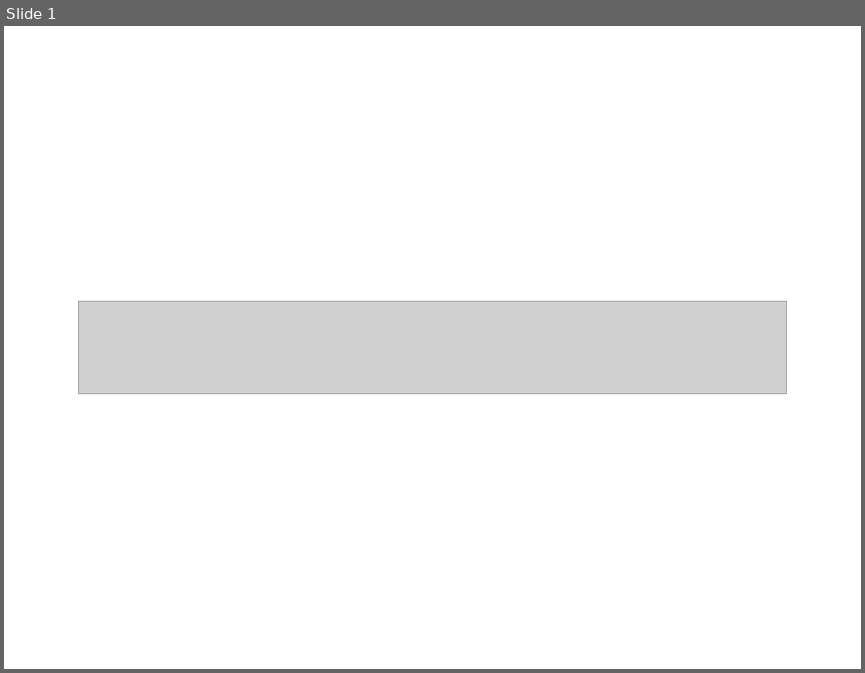
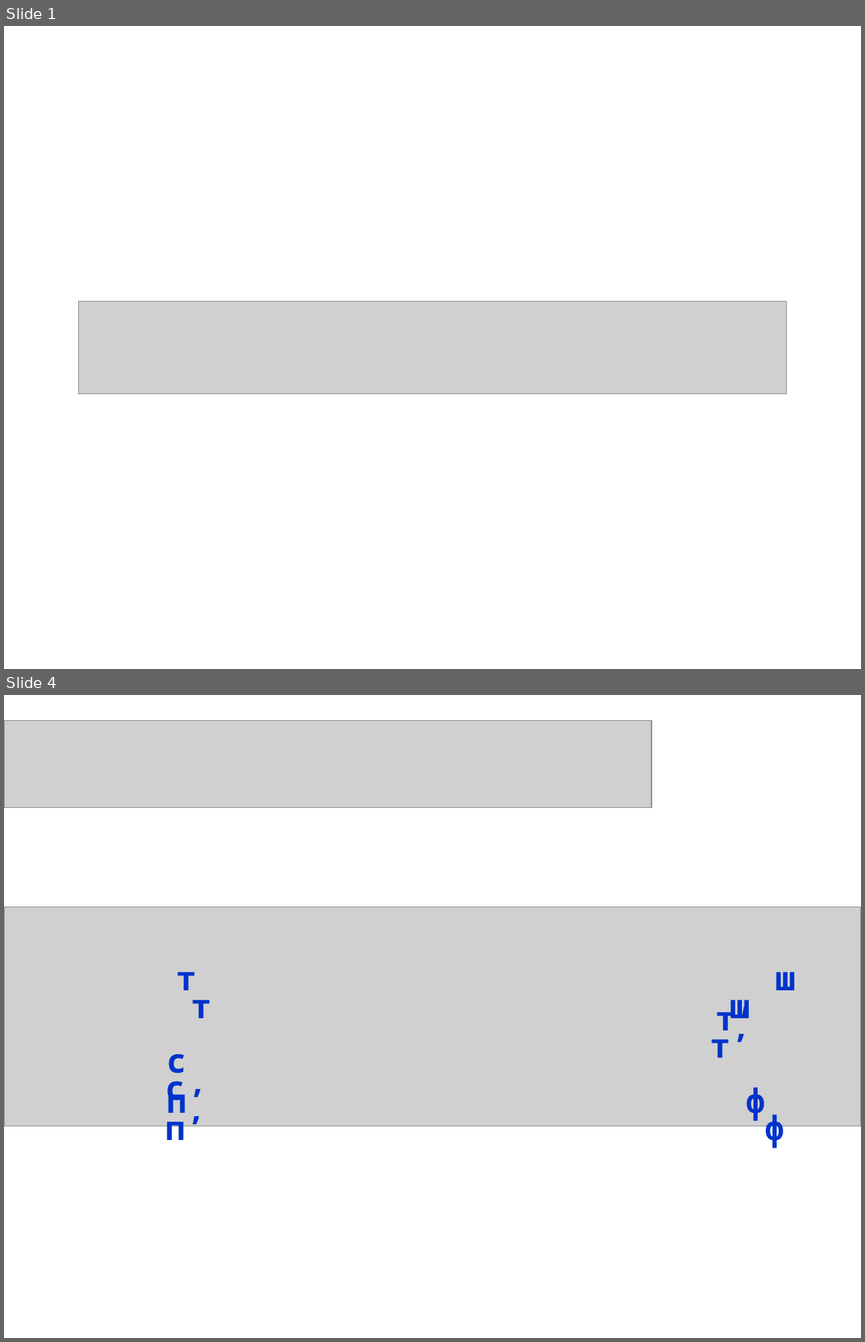
Before and after one commit to dkuzminov/polnikova, a slide deck: 1 класс/08. Звонкие и глухие согласные.ppt. Shown one above the other, each under a label of ours: slide 1 before the commit, slides 1 and 4 after it; the slides between them are not shown. The pictures are 865x673 and 865x1342 pixels, drawn with LibreOffice and Linux fonts; fonts in the diff are those of the drawing; grey boxes stand for pictures. Boxes give left, top, right and bottom in pixels: in the first picture for what was removed or moved away, otherwise in the second. Text is boxed around its words. In the diff, an @@ line names an element or a change of style, - is before the commit and + after.

```diff
--- a/1 класс/08. Звонкие и глухие согласные.ppt
+++ b/1 класс/08. Звонкие и глухие согласные.ppt
@@ slide 4 added at box(4, 695, 861, 1338), background #FFFFFF @@
@@ picture added at box(4, 721, 652, 808) @@
@@ picture added at box(4, 906, 861, 1125) @@
@@ text added at box(711, 972, 795, 1057), 28 pt, text #0033CC, bold @@
+т ш т’
@@ text added at box(192, 1000, 755, 1039), 28 pt, text #0033CC, bold @@
+т ш т’
@@ text added at box(166, 1053, 784, 1149), 28 pt, text #0033CC, bold @@
+c п’ ф
@@ text added at box(166, 1068, 766, 1121), 28 pt, text #0033CC, bold @@
+c п’ ф
```
Also in this commit, not shown: 8 other slides added, 9 slides removed, 22 other files.
